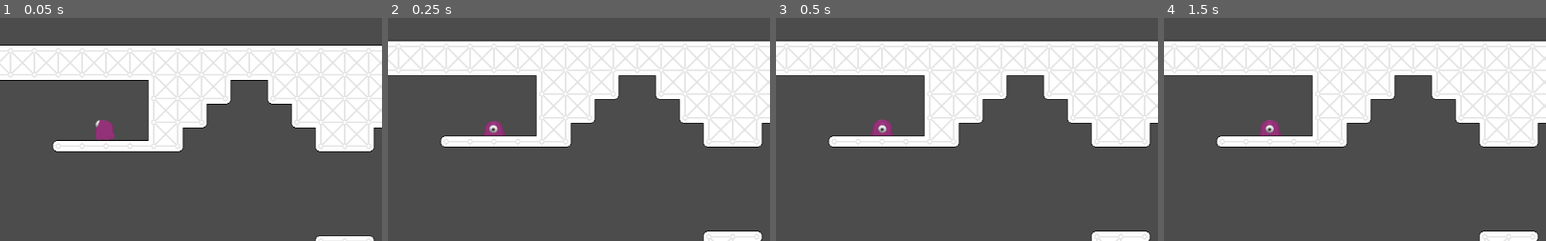
Above: before the commit, frames 1-4 (left to right).
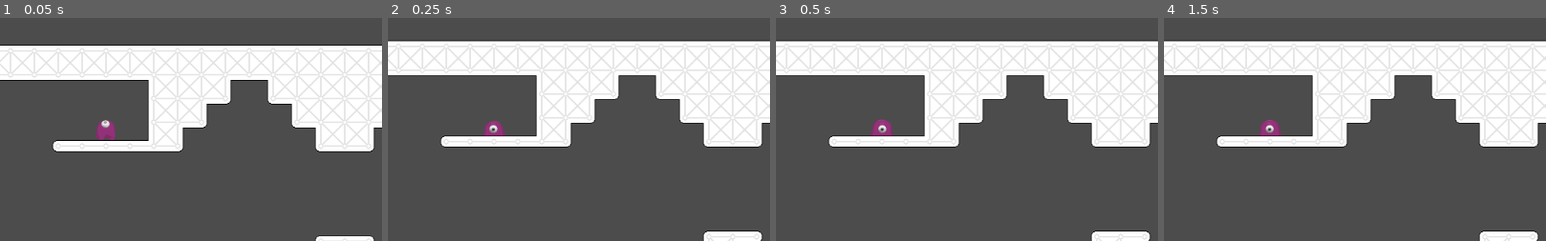
Above: after the commit, the same moments.

Repository: vinpogo/gd_Blob
Game: Godot game, scene res://World.tscn
The game is run twice, just before and just after one commit, with the same random seed, the same clock (stepped at 60 frames per second) and the same inputs.
Inputs (mouse positions are % of the whole screen's width and height, from its top left):
- Up to frame 1 (0.05 s): no input
- Up to frame 2 (0.25 s): no input
- Up to frame 3 (0.5 s): no input
- Up to frame 4 (1.5 s): tap Enter at 0.5 s; move the mouse to (72, 45) at 0.52 s; press the mouse at (72, 45) at 0.53 s; tap Space at 1.25 s; move the mouse to (30, 55) at 1.27 s; release the mouse at (30, 55) at 1.28 s; click (30, 55) at 1.35 s
The pictures show only the part of the screen within x 36-86%, y 25-75%; the shares and areas given below are measured in that part.

The runs differ from the first frame. In frame 1, 0.2% of the frame differs, in the area x 24-31%, y 45-55%; in frame 2, nothing differs; in frame 3, nothing differs; in frame 4, nothing differs.

Commit message:
added another jump animation

Diff:
--- a/objects/player/Player.gd
+++ b/objects/player/Player.gd
@@ -49,19 +49,19 @@
 
 func jumpHandler():
 	if is_touching() && jump_count == 0:
-		$AnimatedSprite.play("air-jump")
+		$AnimatedSprite.play("ground-jump")
 		jump_direction = get_global_mouse_position() - position
 		firstJump(jump_direction)
 		return
 	if!is_touching():
 		if jump_count == 1:
-			$AnimatedSprite.play("ground-jump")
+			$AnimatedSprite.play("air-jump1")
 			jump_direction = get_global_mouse_position() - position
 			secondJump(jump_direction)
 			return
 
 		elif jump_count == 2:
-			$AnimatedSprite.play("ground-jump")
+			$AnimatedSprite.play("air-jump2")
 			jump_direction = get_global_mouse_position() - position
 			thirdJump(jump_direction)
 			return
--- a/objects/player/Player.tscn
+++ b/objects/player/Player.tscn
@@ -10,55 +10,66 @@
 [ext_resource path="res://objects/player/idle/0007.png" type="Texture" id=8]
 [ext_resource path="res://objects/player/idle/0008.png" type="Texture" id=9]
 [ext_resource path="res://objects/player/idle/0009.png" type="Texture" id=10]
-[ext_resource path="res://objects/player/jump/0001.png" type="Texture" id=11]
-[ext_resource path="res://objects/player/jump/0002.png" type="Texture" id=12]
-[ext_resource path="res://objects/player/jump/0003.png" type="Texture" id=13]
-[ext_resource path="res://objects/player/jump/0004.png" type="Texture" id=14]
-[ext_resource path="res://objects/player/jump/0005.png" type="Texture" id=15]
-[ext_resource path="res://objects/player/jump/0006.png" type="Texture" id=16]
-[ext_resource path="res://objects/player/jump/0007.png" type="Texture" id=17]
-[ext_resource path="res://objects/player/jump/0008.png" type="Texture" id=18]
-[ext_resource path="res://objects/player/jump/0009.png" type="Texture" id=19]
-[ext_resource path="res://objects/player/jump-spin/0001.png" type="Texture" id=20]
-[ext_resource path="res://objects/player/jump-spin/0002.png" type="Texture" id=21]
-[ext_resource path="res://objects/player/jump-spin/0003.png" type="Texture" id=22]
-[ext_resource path="res://objects/player/jump-spin/0004.png" type="Texture" id=23]
-[ext_resource path="res://objects/player/jump-spin/0005.png" type="Texture" id=24]
-[ext_resource path="res://objects/player/jump-spin/0006.png" type="Texture" id=25]
-[ext_resource path="res://objects/player/jump-spin/0007.png" type="Texture" id=26]
-[ext_resource path="res://objects/player/jump-spin/0008.png" type="Texture" id=27]
-[ext_resource path="res://objects/player/jump-spin/0009.png" type="Texture" id=28]
-[ext_resource path="res://objects/player/jump-spin/0010.png" type="Texture" id=29]
-[ext_resource path="res://objects/player/jump-spin/0011.png" type="Texture" id=30]
-[ext_resource path="res://objects/player/jump-spin/0012.png" type="Texture" id=31]
-[ext_resource path="res://objects/player/jump-spin/0013.png" type="Texture" id=32]
-[ext_resource path="res://objects/player/jump-spin/0014.png" type="Texture" id=33]
-[ext_resource path="res://objects/player/jump-spin/0015.png" type="Texture" id=34]
-[ext_resource path="res://objects/player/jump-spin/0016.png" type="Texture" id=35]
-[ext_resource path="res://objects/player/jump-spin/0017.png" type="Texture" id=36]
-[ext_resource path="res://objects/player/jump-spin/0018.png" type="Texture" id=37]
-[ext_resource path="res://objects/player/jump-spin/0019.png" type="Texture" id=38]
+[ext_resource path="res://objects/player/jump-spin/0001.png" type="Texture" id=11]
+[ext_resource path="res://objects/player/jump-spin/0002.png" type="Texture" id=12]
+[ext_resource path="res://objects/player/jump-spin/0003.png" type="Texture" id=13]
+[ext_resource path="res://objects/player/jump-spin/0004.png" type="Texture" id=14]
+[ext_resource path="res://objects/player/jump-spin/0005.png" type="Texture" id=15]
+[ext_resource path="res://objects/player/jump-spin/0006.png" type="Texture" id=16]
+[ext_resource path="res://objects/player/jump-spin/0007.png" type="Texture" id=17]
+[ext_resource path="res://objects/player/jump-spin/0008.png" type="Texture" id=18]
+[ext_resource path="res://objects/player/jump-spin/0009.png" type="Texture" id=19]
+[ext_resource path="res://objects/player/jump-spin/0010.png" type="Texture" id=20]
+[ext_resource path="res://objects/player/jump-spin/0011.png" type="Texture" id=21]
+[ext_resource path="res://objects/player/jump-spin/0012.png" type="Texture" id=22]
+[ext_resource path="res://objects/player/jump-spin/0013.png" type="Texture" id=23]
+[ext_resource path="res://objects/player/jump-spin/0014.png" type="Texture" id=24]
+[ext_resource path="res://objects/player/jump-spin/0015.png" type="Texture" id=25]
+[ext_resource path="res://objects/player/jump-spin/0016.png" type="Texture" id=26]
+[ext_resource path="res://objects/player/jump-spin/0017.png" type="Texture" id=27]
+[ext_resource path="res://objects/player/jump-spin/0018.png" type="Texture" id=28]
+[ext_resource path="res://objects/player/jump-spin/0019.png" type="Texture" id=29]
+[ext_resource path="res://objects/player/jump/0001.png" type="Texture" id=30]
+[ext_resource path="res://objects/player/jump/0002.png" type="Texture" id=31]
+[ext_resource path="res://objects/player/jump/0003.png" type="Texture" id=32]
+[ext_resource path="res://objects/player/jump/0004.png" type="Texture" id=33]
+[ext_resource path="res://objects/player/jump/0005.png" type="Texture" id=34]
+[ext_resource path="res://objects/player/jump/0006.png" type="Texture" id=35]
+[ext_resource path="res://objects/player/jump/0007.png" type="Texture" id=36]
+[ext_resource path="res://objects/player/jump/0008.png" type="Texture" id=37]
+[ext_resource path="res://objects/player/jump/0009.png" type="Texture" id=38]
+[ext_resource path="res://objects/player/ground-jump/0001.png" type="Texture" id=39]
+[ext_resource path="res://objects/player/ground-jump/0002.png" type="Texture" id=40]
+[ext_resource path="res://objects/player/ground-jump/0003.png" type="Texture" id=41]
+[ext_resource path="res://objects/player/ground-jump/0004.png" type="Texture" id=42]
+[ext_resource path="res://objects/player/ground-jump/0005.png" type="Texture" id=43]
+[ext_resource path="res://objects/player/ground-jump/0006.png" type="Texture" id=44]
 
-[sub_resource type="CapsuleShape2D" id=2]
+[sub_resource type="CapsuleShape2D" id=1]
 radius = 10.2697
 height = 3.64281
 
-[sub_resource type="SpriteFrames" id=1]
+[sub_resource type="SpriteFrames" id=2]
 animations = [ {
 "frames": [ ExtResource( 2 ), ExtResource( 3 ), ExtResource( 4 ), ExtResource( 5 ), ExtResource( 6 ), ExtResource( 7 ), …(183 unchanged characters)…
 "loop": true,
 "name": "idle",
 "speed": 20.0
 }, {
-"frames": [ ExtResource( 11 ), ExtResource( 12 ), ExtResourc …(96 unchanged characters)… ( 18 ), ExtResource( 19 ), ExtResource( 18 ), ExtResource( 17 ), ExtResource( 16 ), ExtResource( 15 ), ExtResource( 14 ), ExtResource( 13 ), ExtResource( 12 ) ],
+"frames": [ ExtResource( 11 ), ExtResource( 12 ), ExtResourc …(96 unchanged characters)… ( 18 ), ExtResource( 19 ), ExtResource( 20 ), ExtResource( 21 ), ExtResource( 22 ), ExtResource( 23 ), ExtResource( 24 ), ExtResource( 25 ), ExtResource( 26 ), ExtResource( 27 ), ExtResource( 28 ), ExtResource( 29 ) ],
 "loop": true,
-"name": "air-jump",
+"name": "air-jump2",
+"speed": 60.0
+}, {
+"frames": [ ExtResource( 30 ), ExtResource( 31 ), ExtResource( 32 ), ExtResource( 33 ), ExtResource( 34 ), ExtResource( 35 ), ExtResource( 36 ), ExtResource( 37 ), ExtResource( 38 ), ExtResource( 37 ), ExtResource( 36 ), ExtResource( 35 ), ExtResource( 34 ), ExtResource( 33 ), ExtResource( 32 ), ExtResource( 31 ) ],
+"loop": true,
+"name": "air-jump1",
 "speed": 20.0
 }, {
-"frames": [ ExtResource( 20 ), ExtResource( 21 ), ExtResource( 22 ), ExtResource( 23 ), ExtResource( 24 ), ExtResource( 25 ), ExtResource( 26 ), ExtResource( 27 ), ExtResource( 28 ), ExtResource( 29 ), ExtResource( 30 ), ExtResource( 31 ), ExtResource( 32 ), ExtResource( 33 ), ExtResource( 34 ), ExtResource( 35 ), ExtResource( 36 ), ExtResource( 37 ), ExtResource( 38 ) ],
-"loop": true,
+"frames": [ ExtResource( 39 ), ExtResource( 40 ), ExtResource( 41 ), ExtResource( 42 ), ExtResource( 43 ), ExtResource( 44 ) ],
+"loop": false,
 "name": "ground-jump",
-"speed": 60.0
+"speed": 20.0
 } ]
 
 [node name="RigidBody2D" type="KinematicBody2D"]
@@ -67,11 +78,11 @@
 [node name="CollisionShape2D" type="CollisionShape2D" parent="."]
 position = Vector2( 0, -2 )
 rotation = 1.5708
-shape = SubResource( 2 )
+shape = SubResource( 1 )
 
 [node name="AnimatedSprite" type="AnimatedSprite" parent="."]
 scale = Vector2( 0.5, 0.5 )
-frames = SubResource( 1 )
-animation = "ground-jump"
-frame = 13
+frames = SubResource( 2 )
+animation = "air-jump1"
+frame = 8
 playing = true
Not shown: 1 places in objects/player/Player.tscn that only renumber resources
Binary file added: objects/player/ground-jump/0001.png
Not shown, added: objects/player/ground-jump/0001.png.import
Binary file added: objects/player/ground-jump/0002.png
Not shown, added: objects/player/ground-jump/0002.png.import
Binary file added: objects/player/ground-jump/0003.png
Not shown, added: objects/player/ground-jump/0003.png.import
Binary file added: objects/player/ground-jump/0004.png
Not shown, added: objects/player/ground-jump/0004.png.import
Binary file added: objects/player/ground-jump/0005.png
Not shown, added: objects/player/ground-jump/0005.png.import
Binary file added: objects/player/ground-jump/0006.png
(and 1 more such lines)
